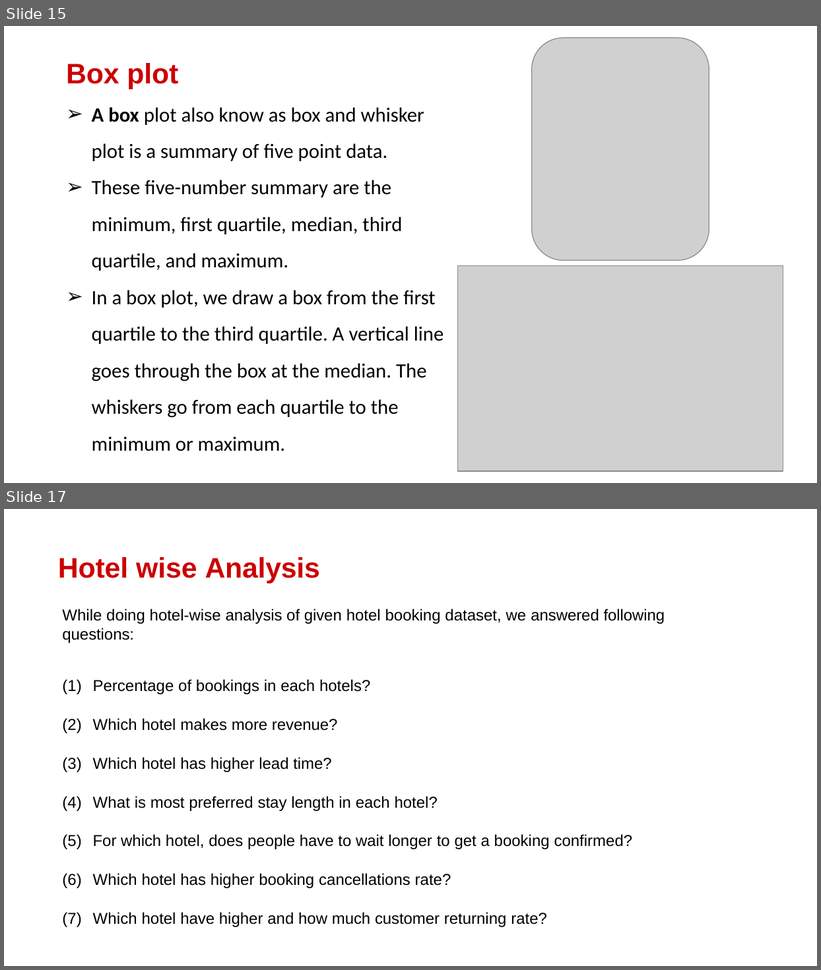
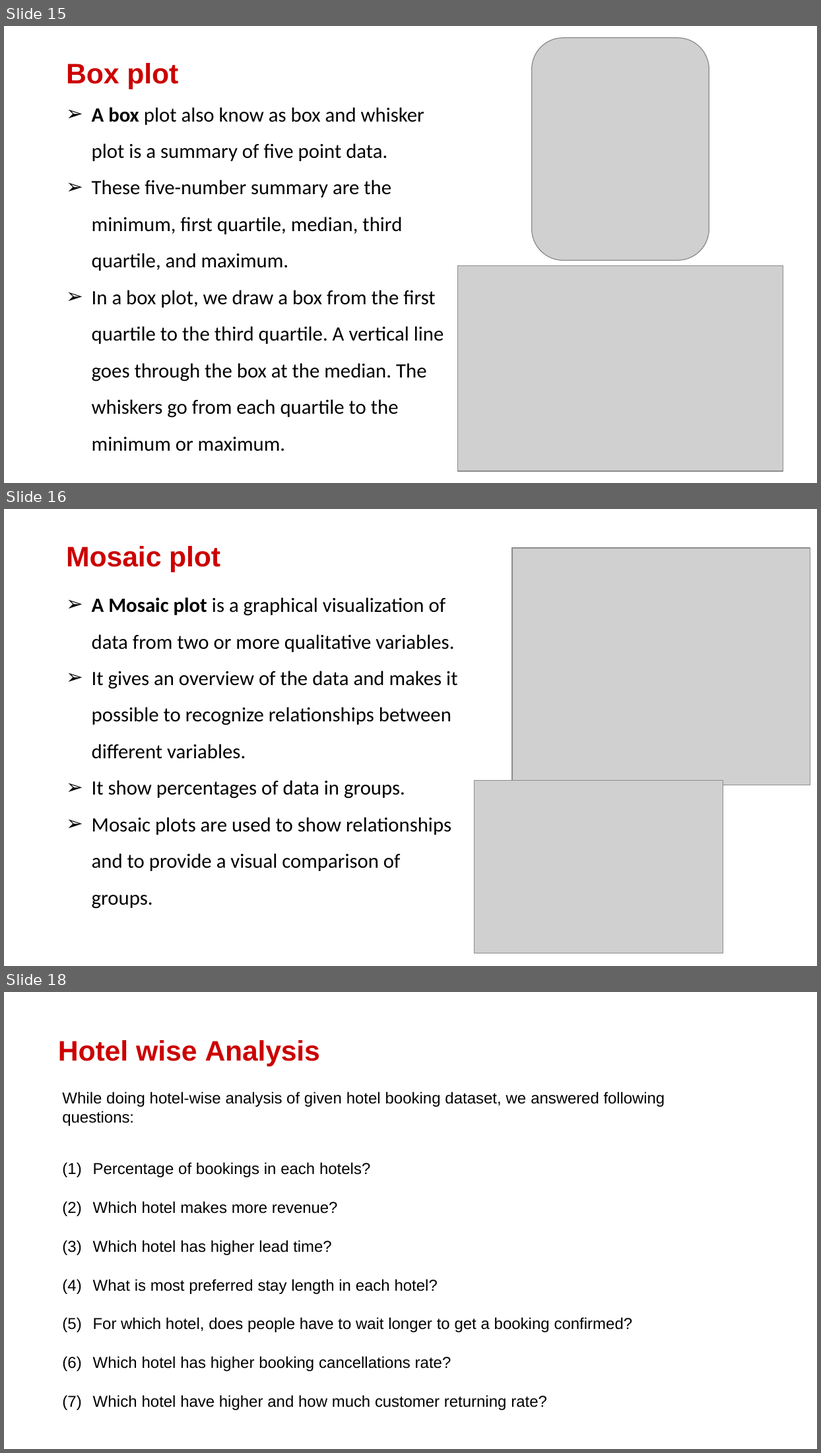
Before and after one commit to kuresh02/Hotel_Booking_EDA, a slide deck: Dfordata_eda_powerpoint.pptx. Shown one above the other, each under a label of ours: slides 15 and 17 before the commit, slides 15, 16 and 18 after it; the slides between them are not shown. The pictures are 821x970 and 821x1453 pixels, drawn with LibreOffice and Linux fonts; fonts in the diff are those of the drawing; grey boxes stand for pictures; background and template pictures are left out. Boxes give left, top, right and bottom in pixels: in the first picture for what was removed or moved away, otherwise in the second. Text is boxed around its words. In the diff, an @@ line names an element or a change of style, - is before the commit and + after.

```diff
--- a/Dfordata_eda_powerpoint.pptx
+++ b/Dfordata_eda_powerpoint.pptx
@@ slide 16 added at (4,509,817,966), background #FFFFFF @@
@@ text added at (66,546,220,572), 25 pt, text #CC0000, bold @@
+Mosaic plot
@@ picture added at (512,548,811,786) @@
@@ text added at (92,597,457,909), 18 pt, text #000000 @@
+➢ A Mosaic plot is a graphical visualization of data from two or more qualitative variables.
+➢ It gives an overview of the data and makes it possible to recognize relationships between different variables.
+➢ It show percentages of data in groups.
+➢ Mosaic plots are used to show relationships and to provide a visual comparison of groups.
@@ picture added at (474,780,723,954) @@
@@ what was slide 17 is now slide 18 @@
```
Also in this commit, not shown: 1 slide changed.
